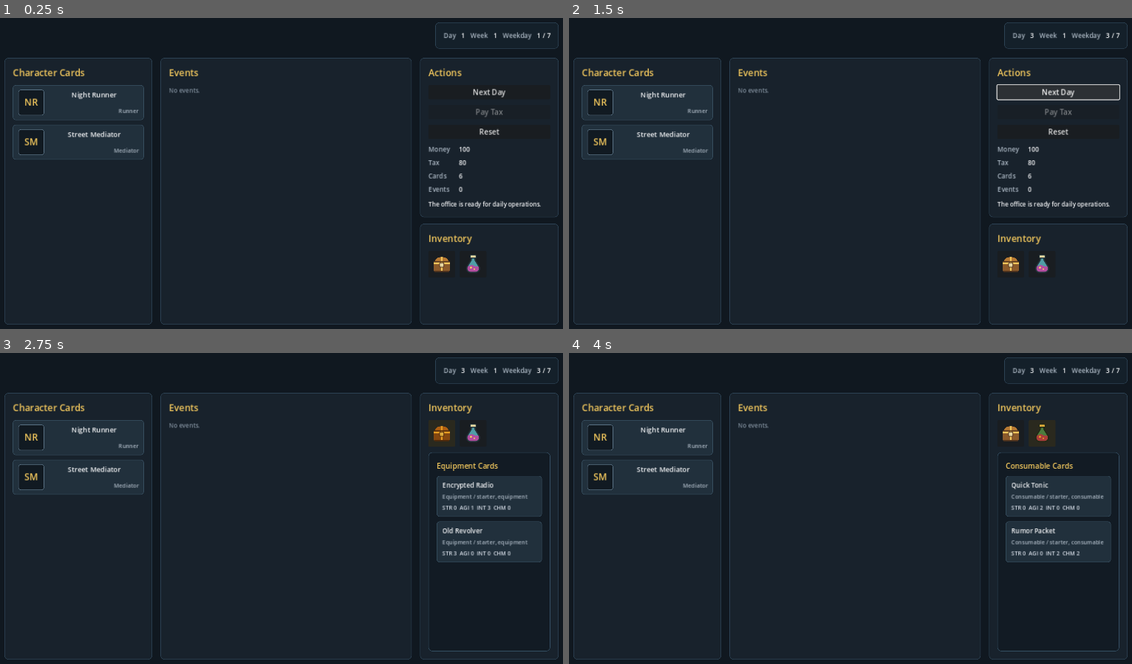
Above: before the commit, frames 1-4 (two rows, left to right).
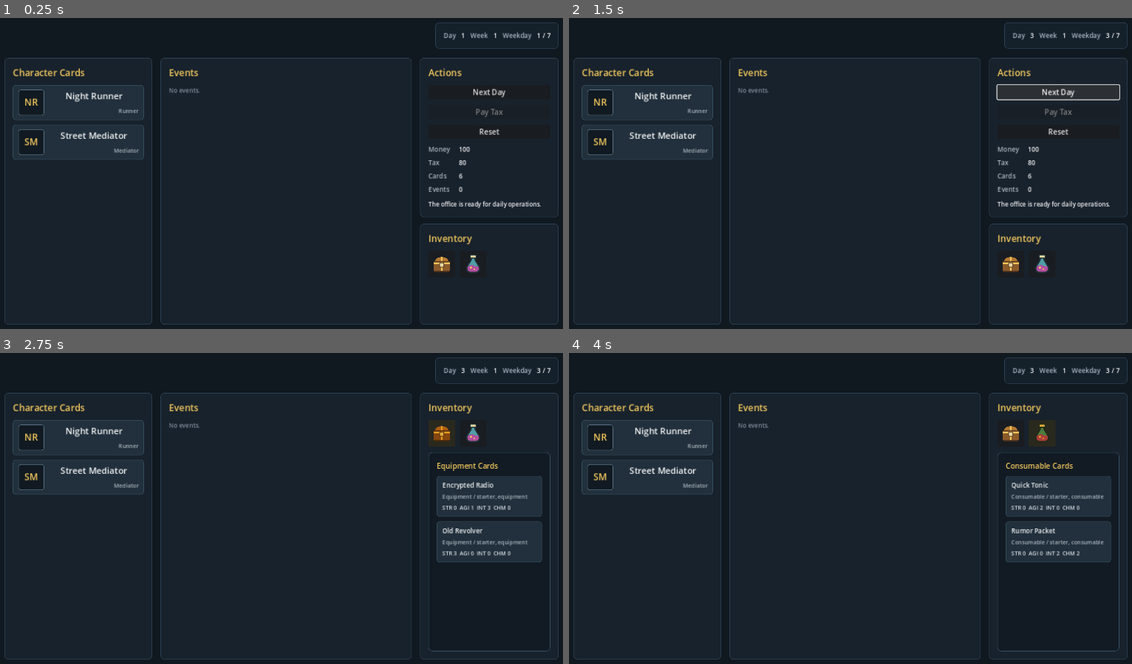
Above: after the commit, the same moments.

Repository: YOONRY/city_of_star
Game: Godot game, scene res://scenes/main/main.tscn
Two runs of this game, one before a commit and one after it. Both use one fixed random seed, a clock stepped at 60 frames per second and the inputs below.
Inputs (mouse positions are in pixels of both pictures, inside the frame that each line leads up to):
- Up to frame 1 (0.25 s): no input
- Up to frame 2 (1.5 s): click "Next Day" at 0.5 s; click "Next Day" at 1.25 s
- Up to frame 3 (2.75 s): click (439, 598) at 2 s
- Up to frame 4 (4 s): click (1008, 433) at 2.75 s; click (1041, 598) at 3.5 s

The runs differ from the first frame. In frame 1, 0.3% of the frame differs, in the area x 10-23%, y 23-39%; in frame 2, 0.3%; in frame 3, 0.3%; in frame 4, 0.3%.

Commit message:
Increase character name size

Diff:
--- a/scripts/ui/main_screen.gd
+++ b/scripts/ui/main_screen.gd
@@ -313,7 +313,7 @@
 	summary.custom_minimum_size = Vector2(0, 56)
 	header.add_child(summary)
 
-	var name_label := _make_label(card.label(), 15)
+	var name_label := _make_label(card.label(), 19)
 	name_label.horizontal_alignment = HORIZONTAL_ALIGNMENT_CENTER
 	name_label.clip_text = true
 	name_label.text_overrun_behavior = TextServer.OVERRUN_TRIM_ELLIPSIS
